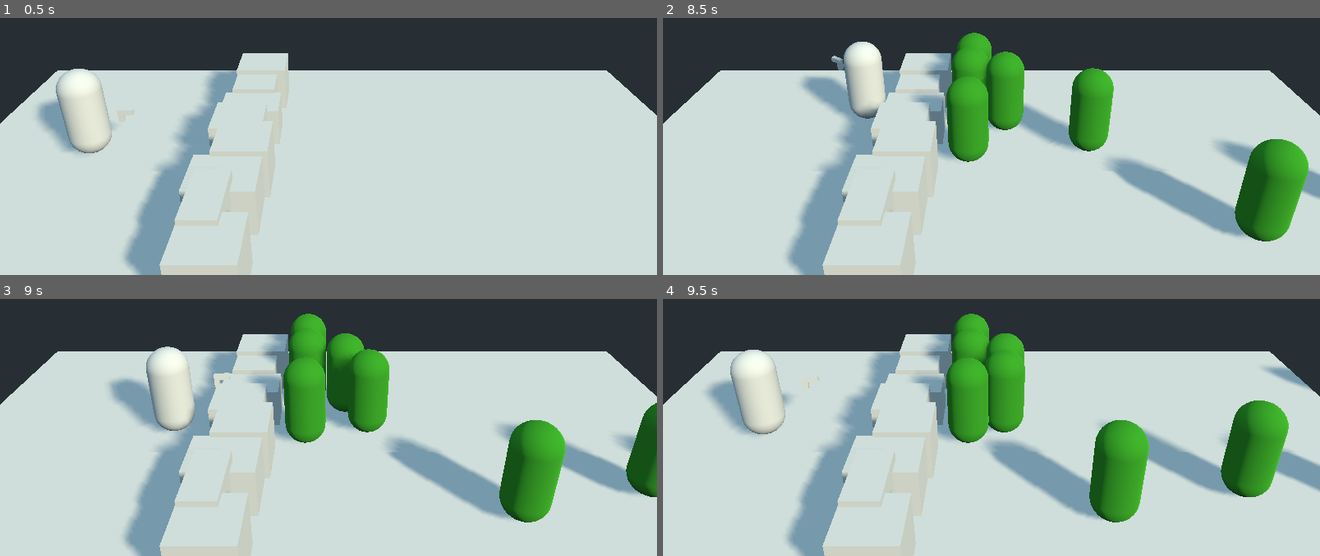
Above: before the commit, frames 1-4 (two rows, left to right).
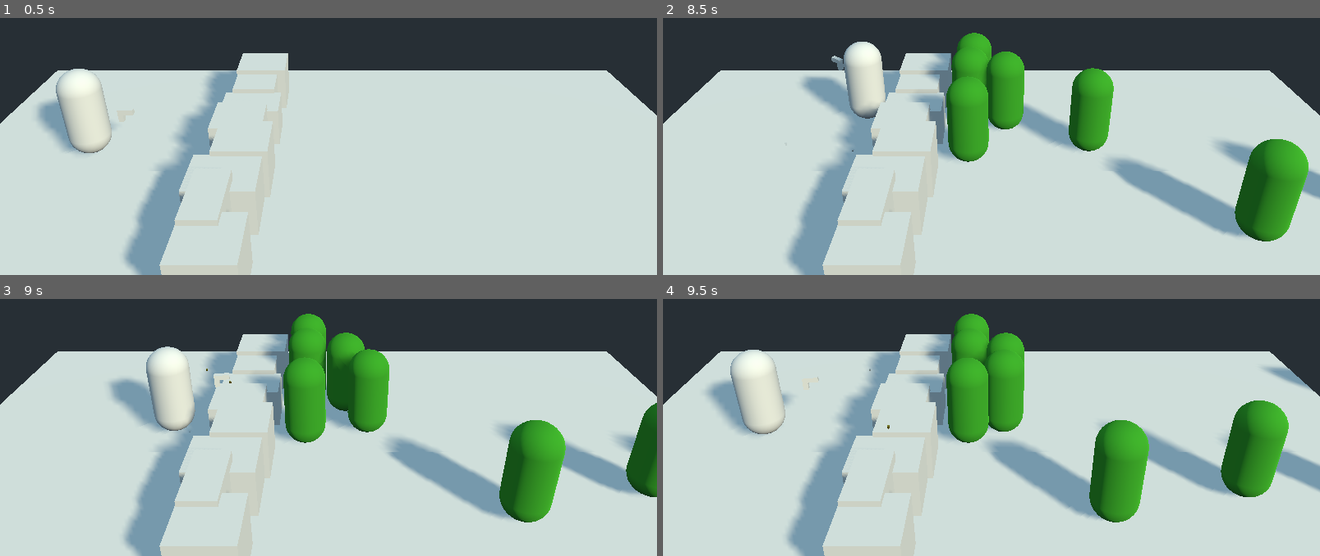
Above: after the commit, the same moments.

Repository: BFrizzleFoShizzle/UntitledZombieGame
Game: Godot game, scene res://World.tscn
Two runs of this game, one before a commit and one after it. Both use one fixed random seed, a clock stepped at 60 frames per second and the inputs below.
Inputs (mouse positions are in pixels of both pictures, inside the frame that each line leads up to):
- Up to frame 1 (0.5 s): no input
- Up to frame 2 (8.5 s): tap Enter at 0.5 s; move the mouse to (958, 159) at 0.52 s; hold Up (ui_up) 0.53-2.03 s; click (958, 159) at 0.67 s; move the mouse to (1188, 141) at 1.27 s; click (1188, 141) at 1.42 s; move the mouse to (794, 25) at 2.02 s; hold Left (ui_left) 2.03-3.53 s; click (794, 25) at 2.17 s; move the mouse to (1024, 82) at 2.77 s; click (1024, 82) at 2.92 s; move the mouse to (outside the picture) at 3.52 s; hold Down (ui_down) 3.53-4.28 s; click (outside the picture) at 3.67 s; move the mouse to (1136, 64) at 4.27 s; hold Right (ui_right) 4.28-5.03 s; click (1136, 64) at 4.42 s; move the mouse to (860, 102) at 5.02 s; hold Up (ui_up) 5.03-5.78 s; click (860, 102) at 5.17 s; move the mouse to (outside the picture) at 5.77 s; hold Right (ui_right) 5.78-8.03 s; click (outside the picture) at 5.92 s; move the mouse to (958, 159) at 6.52 s; click (958, 159) at 6.67 s; move the mouse to (1188, 141) at 7.27 s; click (1188, 141) at 7.42 s; move the mouse to (794, 25) at 8.02 s; hold Down (ui_down) from 8.03 s (still down); click (794, 25) at 8.17 s
- Up to frame 3 (9 s): move the mouse to (361, 363) at 8.77 s; release Down (ui_down) at 8.78 s; hold Left (ui_left) from 8.78 s (still down); click (361, 363) at 8.92 s
- Up to frame 4 (9.5 s): keep holding Left (ui_left)

Frame 1 is identical in both runs. In frame 2, less than 0.1% of the frame differs, in the area x 28-55%, y 6-63%; in frame 3, less than 0.1%; in frame 4, less than 0.1%, in the area x 31-56%, y 7-63%.

Commit message:
Added shell casings

Diff:
--- /dev/null
+++ b/Casing.gd
@@ -0,0 +1,27 @@
+extends RigidBody
+
+
+# Declare member variables here. Examples:
+# var a = 2
+# var b = "text"
+
+const StartFade = 1.0
+const EndFade = 2.0
+var currTime  = 0.0
+
+# Called when the node enters the scene tree for the first time.
+func _ready():
+	# Instantiate material
+	get_node("Mesh").set_surface_material(0, get_node("Mesh").get_surface_material(0).duplicate())
+	pass # Replace with function body.
+
+
+# Called every frame. 'delta' is the elapsed time since the previous frame.
+func _process(delta):
+	currTime += delta
+	if(currTime > EndFade):
+		queue_free()
+	if currTime > StartFade:
+		var fadeVal = 1.0 - ((currTime - StartFade) / (EndFade - StartFade))
+		get_node("Mesh").get_surface_material(0).albedo_color = Color(1.0,1.0,1.0,fadeVal)
+	pass
--- /dev/null
+++ b/Casing.tscn
@@ -0,0 +1,29 @@
+[gd_scene load_steps=5 format=2]
+
+[ext_resource path="res://Casing.gd" type="Script" id=1]
+
+[sub_resource type="CylinderMesh" id=1]
+top_radius = 0.02
+bottom_radius = 0.02
+height = 0.05
+
+[sub_resource type="SpatialMaterial" id=2]
+flags_transparent = true
+albedo_color = Color( 0.960784, 0.811765, 0.137255, 1 )
+metallic = 0.86
+roughness = 0.2
+
+[sub_resource type="BoxShape" id=3]
+extents = Vector3( 0.05, 0.05, 0.05 )
+
+[node name="Casing" type="RigidBody"]
+linear_damp = 1.0
+angular_damp = 1.0
+script = ExtResource( 1 )
+
+[node name="Mesh" type="MeshInstance" parent="."]
+mesh = SubResource( 1 )
+material/0 = SubResource( 2 )
+
+[node name="CollisionShape" type="CollisionShape" parent="."]
+shape = SubResource( 3 )
--- a/Player.gd
+++ b/Player.gd
@@ -8,8 +8,11 @@
 const maxSpeed = 3.0
 var damage = 25.0
 const attackKnockback = 200.0
+const shellEjectForceMin = 250.0
+const shellEjectForceMax = 350.0
 
 const Enemy = preload("res://Enemy.gd")
+const Casing = preload("res://Casing.tscn")
 const GunSound = preload("res://PlayerGunSound.tscn")
 onready var playerGun = get_node("PlayerGun")
 
@@ -56,6 +59,17 @@
 			if event is InputEventMouseButton && event.button_index  == 1 && event.pressed == true:
 				# gunshot
 				play_gunshot()
+
+				# Create casing
+				var casing = Casing.instance()
+				get_node("/root/World").add_child(casing)
+				casing.global_transform.origin = gunPos
+				var casingMoveDir = rayDir.cross(Vector3(0.0,1.0,0.0))
+				casingMoveDir += Vector3(0.0,1.0,0.0) * rand_range(-0.1, 0.1)
+				casingMoveDir += rayDir * rand_range(-0.1, 0.1)
+				casingMoveDir = casingMoveDir.normalized()
+				casing.add_force(rand_range(shellEjectForceMin, shellEjectForceMax) * casingMoveDir, Vector3(0,0,0))
+
 				var rayEnd = rayOrigin + rayDir*20.0
 				var result = get_world().direct_space_state.intersect_ray(gunPos, rayEnd, [self])
 				if result:
--- a/World.tscn
+++ b/World.tscn
@@ -206,6 +206,7 @@
 transform = Transform( 15, 0, 0, 0, -3.49691e-07, 1, 0, -8, -4.37114e-08, 0, 0, 0 )
 
 [node name="FloorMesh" type="MeshInstance" parent="Terrain/Floor"]
+transform = Transform( 1, 0, 0, 0, 1, -4.44089e-16, 0, 0, 1, 0, 0, 0 )
 use_in_baked_light = true
 mesh = SubResource( 9 )
 material/0 = null
